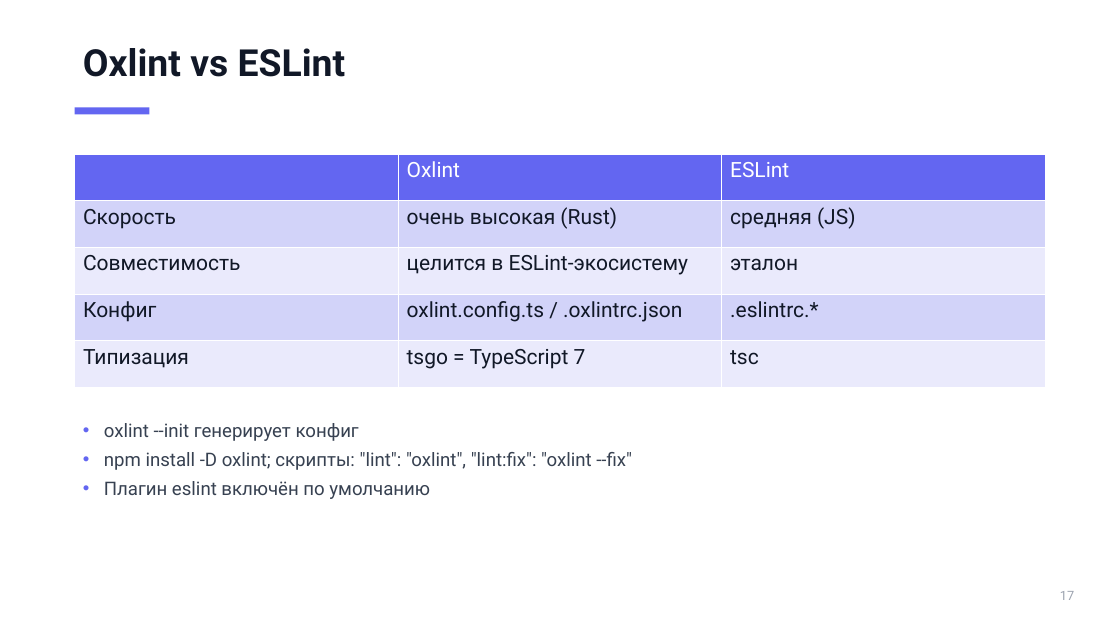
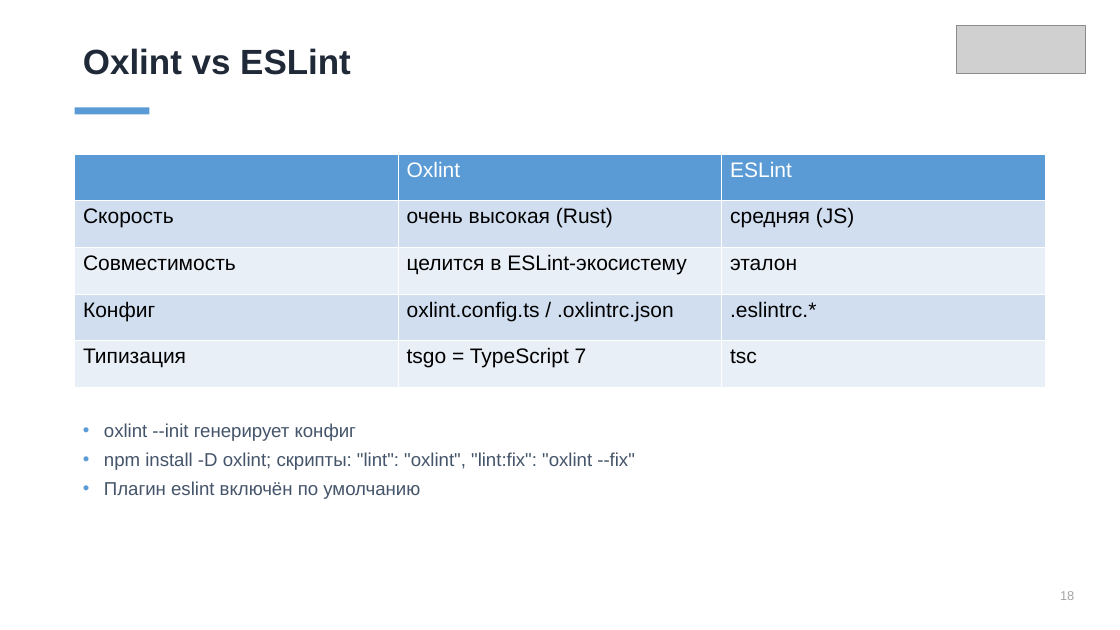
Before and after one commit to ErnandesDaniel/mephi-higher-engineering-school-lectures, a slide deck: slide 18 of lecture-1/modern-frontend-tooling.pptx. Drawn at 1120x630 pixels with LibreOffice and Linux fonts; fonts in the diff are those of the drawing; grey boxes stand for pictures. Boxes give left, top, right and bottom in pixels: in the first picture for what was removed or moved away, otherwise in the second. Text is boxed around its words. In the diff, an @@ line names an element or a change of style, - is before the commit and + after.

Commit message:
style: redo deck with template theme (Office/Arial) and template images

```diff
--- a/lecture-1/modern-frontend-tooling.pptx
+++ b/lecture-1/modern-frontend-tooling.pptx
@@ picture added at [957, 26, 1086, 74] @@
@@ text "Oxlint vs ESLint" at [83, 48, 351, 75]: size 32 to 30 pt, font Roboto to Arial, text colour #111827 to #1F2937 @@
@@ rectangle at [75, 108, 150, 114]: fill #6366F1 to #5B9BD5 @@
@@ table at [75, 154, 1045, 387] @@
@@ fill #6366F1 to #5B9BD5 in row 1 @@
@@ fill #D3D3FA to #D2DEEF in 6 cells @@
@@ fill #EAEAFC to #EAEFF7 in 6 cells @@
@@ font Roboto to Arial, text colour #111827 to #000000 @@
@@ text "oxlint --init генерирует конфиг" at [104, 423, 635, 499]: font Roboto to Arial, text colour #374151 to #44546A; bullet colour #6366F1 to #5B9BD5 @@
@@ text at [1060, 591, 1074, 600]: text changed; font Roboto to Arial; text colour #9CA3AF to #A5A5A5 @@
-17
+18
```
Also in this commit, not shown: 39 other slides changed, 1 other file.
